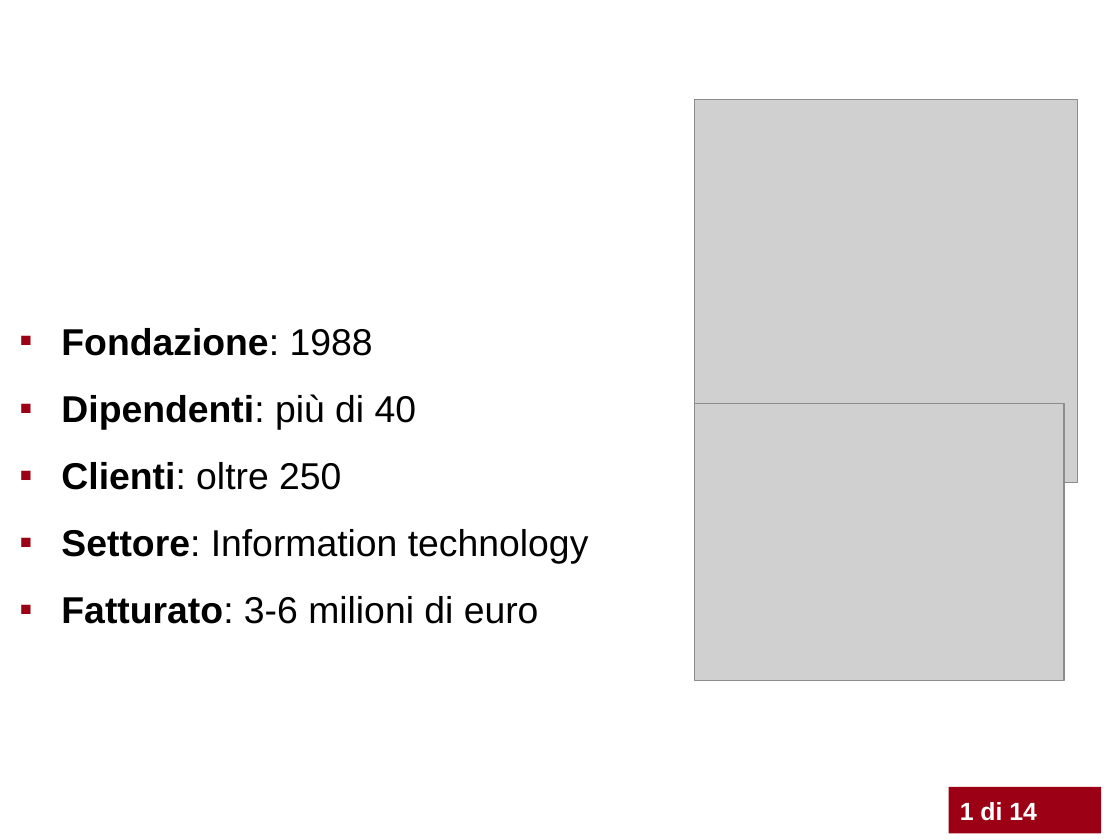
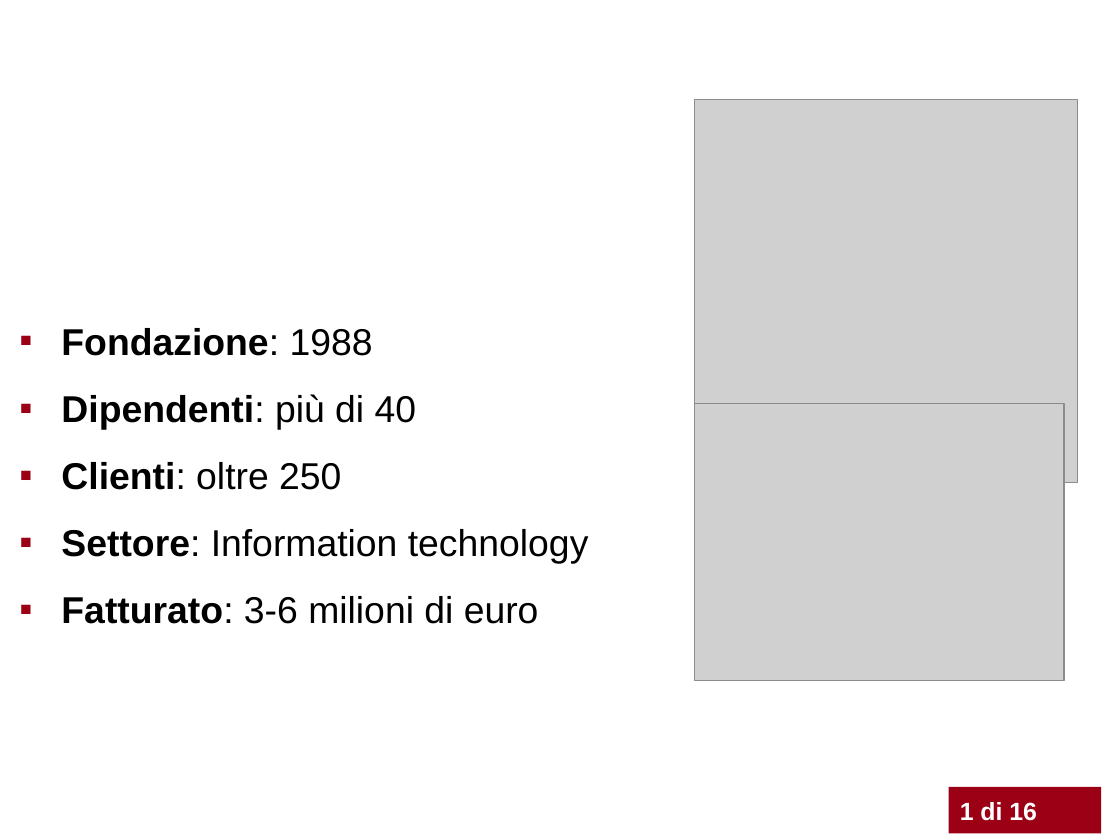
Before and after one commit to rikyb/Qontainer, a slide deck: slide 2 of presentazione/presentazione basso riccardo.pptx. Drawn at 1120x840 pixels with LibreOffice and Linux fonts; fonts in the diff are those of the drawing; grey boxes stand for pictures; background and template pictures are left out. Boxes give left, top, right and bottom in pixels: in the first picture for what was removed or moved away, otherwise in the second. Text is boxed around its words. In the diff, an @@ line names an element or a change of style, - is before the commit and + after.

```diff
--- a/presentazione/presentazione basso riccardo.pptx
+++ b/presentazione/presentazione basso riccardo.pptx
@@ text in rectangle at [960,802,1037,821]: text changed @@
-1 di 14
+1 di 16
```
Also in this commit, not shown: 12 other slides changed, 3 slides added, 1 slide removed, 6 other files.
